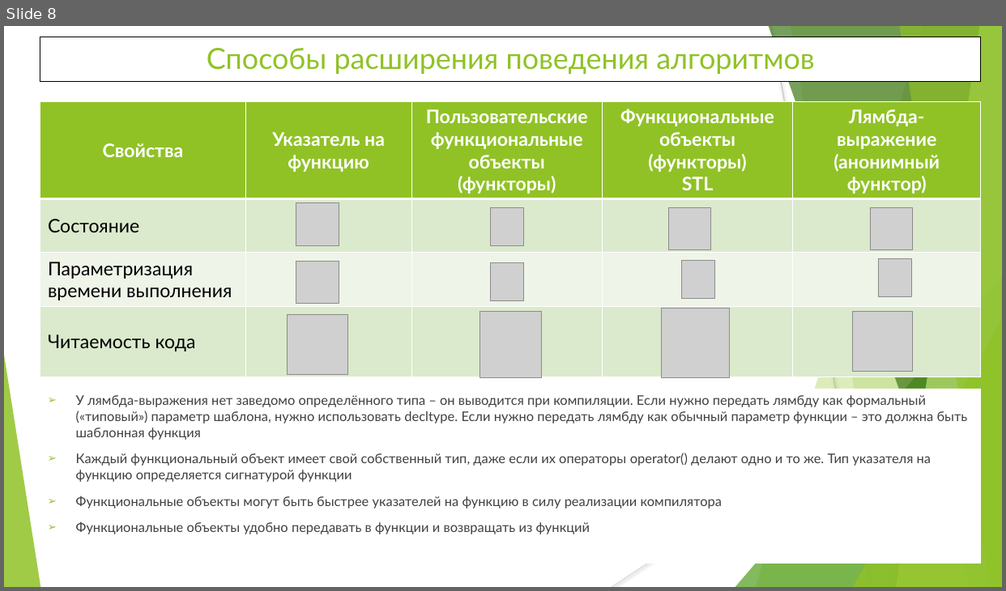
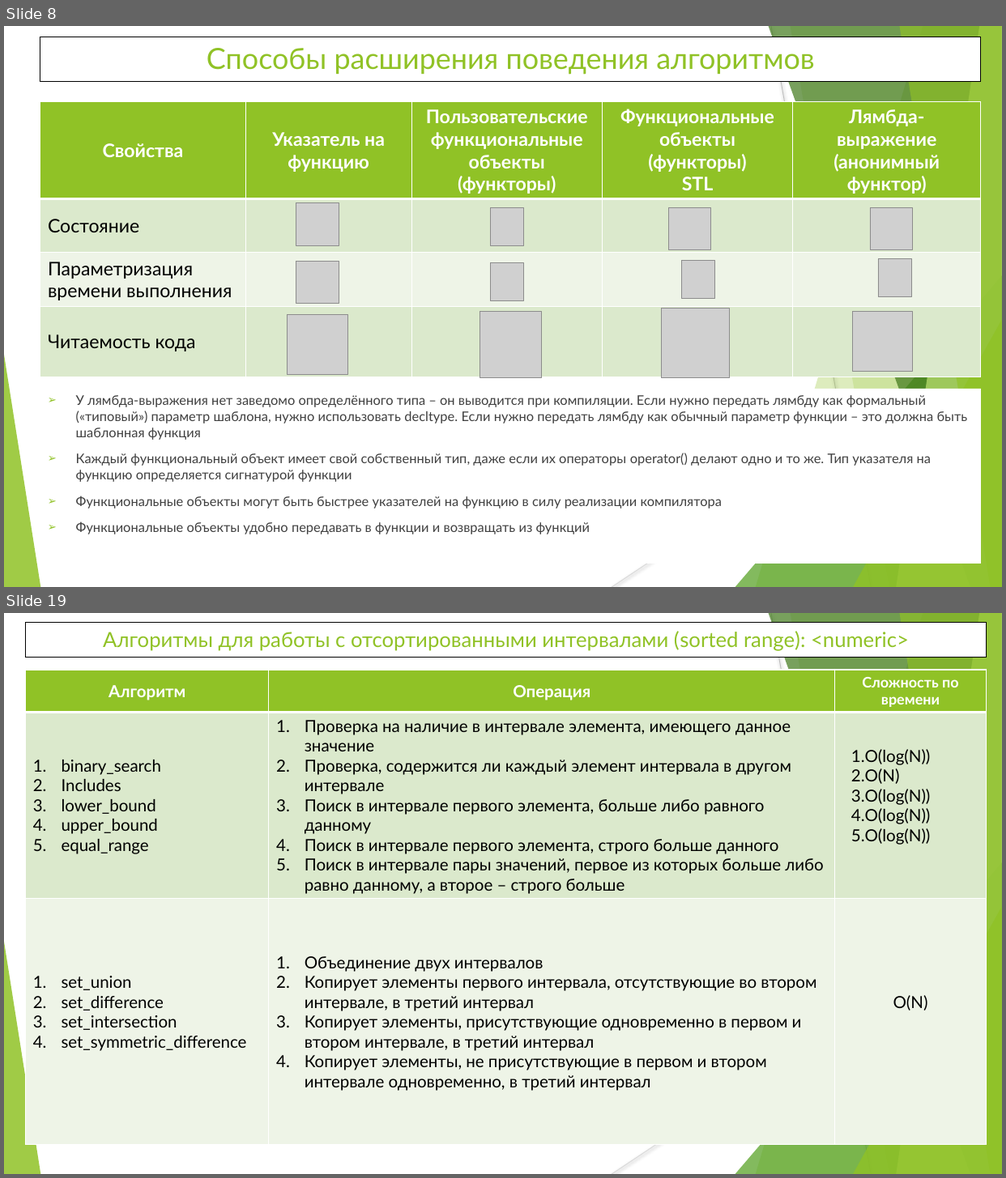
Before and after one commit to WhiteCatStudies/lectures, a slide deck: lecture6/lecture6.pptx. Shown one above the other, each under a label of ours: slide 8 before the commit, slides 8 and 19 after it; the slides between them are not shown. The pictures are 1006x591 and 1006x1178 pixels, drawn with LibreOffice and Linux fonts; fonts in the diff are those of the drawing; grey boxes stand for pictures. Boxes give left, top, right and bottom in pixels: in the first picture for what was removed or moved away, otherwise in the second. Text is boxed around its words. In the diff, an @@ line names an element or a change of style, - is before the commit and + after.

```diff
--- a/lecture6/lecture6.pptx
+++ b/lecture6/lecture6.pptx
@@ slide 19 added at (4,613,1002,1174), background #FFFFFF; not listed: 10 template elements that a slide beside it also shows @@
@@ rectangle added at (26,623,987,658), fill #FFFFFF, outline #000000 0.75 pt, 20 pt, text #90C226 @@
+Алгоритмы для работы с отсортированными интервалами (sorted range): <numeric>
@@ table added at (26,670,987,1146), 3 rows, 3 columns @@
+Алгоритм | Операция | Сложность по времени
+binary_search / Includes / lower_bound / upper_bound / equal_range | Проверка на наличие в интервале элемента, имеющего данное значение / Проверка, содержится ли каждый элемент интервала в другом интервале / Поиск в интервале первого элемента, больше либо равного данному / Поиск в интервале первого элемента, строго больше данного / Поиск в интервале пары значений, первое из которых больше либо равно данному, а второе – строго больше | O(log(N)) / O(N) / O(log(N)) / O(log(N)) / O(log(N))
+set_union / set_difference / set_intersection / set_symmetric_difference | Объединение двух интервалов / Копирует элементы первого интервала, отсутствующие во втором интервале, в третий интервал / Копирует элементы, присутствующие одновременно в первом и втором интервале, в третий интервал / Копирует элементы, не присутствующие в первом и втором интервале одновременно, в третий интервал | O(N)
```
Also in this commit, not shown: 3 slides changed, 10 other slides added, 10 other files.
